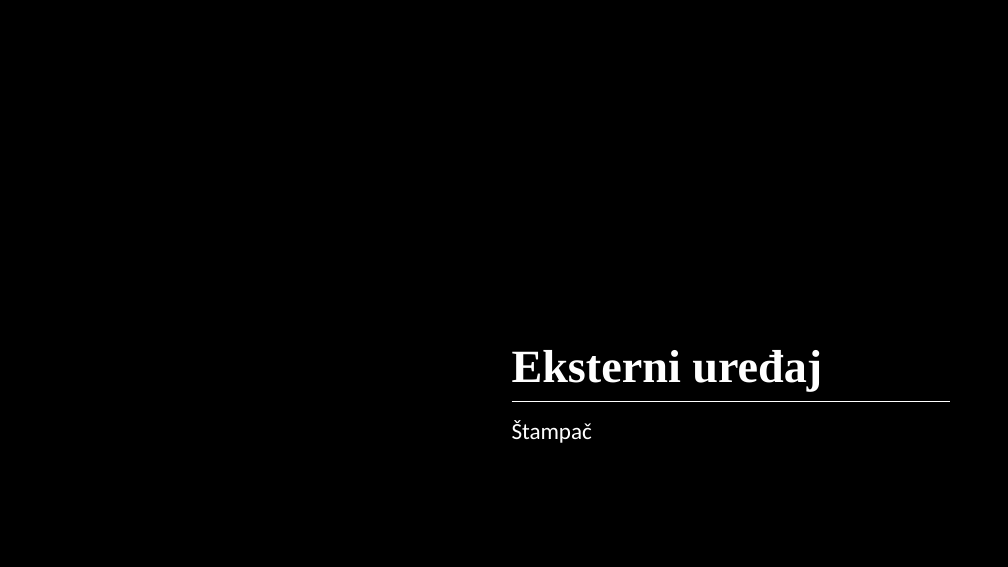
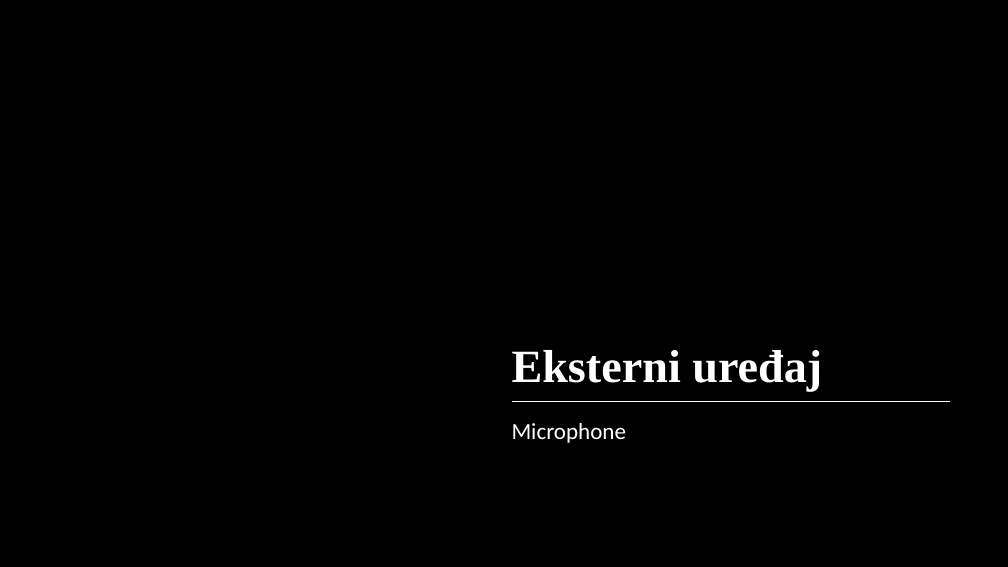
Before and after one commit to adkl/MuzickiStudioAkord, a slide deck: slide 23 of Prezentacija/MuzičkiStudioAkordPrezentacija.pptx. Drawn at 1008x567 pixels with LibreOffice and Linux fonts; fonts in the diff are those of the drawing; background and template pictures are left out. Boxes give left, top, right and bottom in pixels: in the first picture for what was removed or moved away, otherwise in the second. Text is boxed around its words. In the diff, an @@ line names an element or a change of style, - is before the commit and + after.

```diff
--- a/Prezentacija/MuzičkiStudioAkordPrezentacija.pptx
+++ b/Prezentacija/MuzičkiStudioAkordPrezentacija.pptx
@@ subtitle at (512,423,626,443): text changed @@
-Štampač
+Microphone
```
Also in this commit, not shown: 1 other slide changed, 6 other files.
